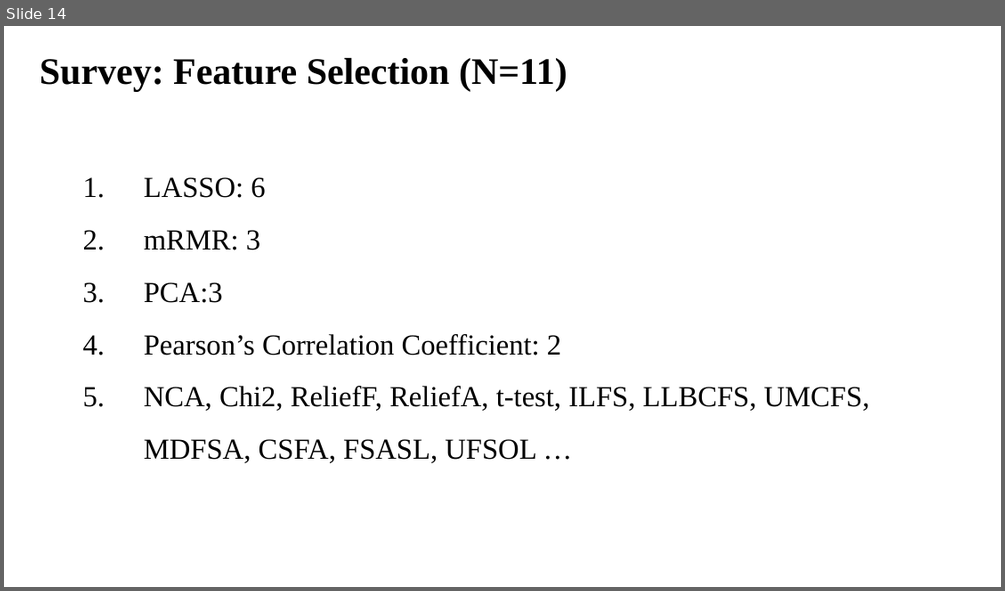
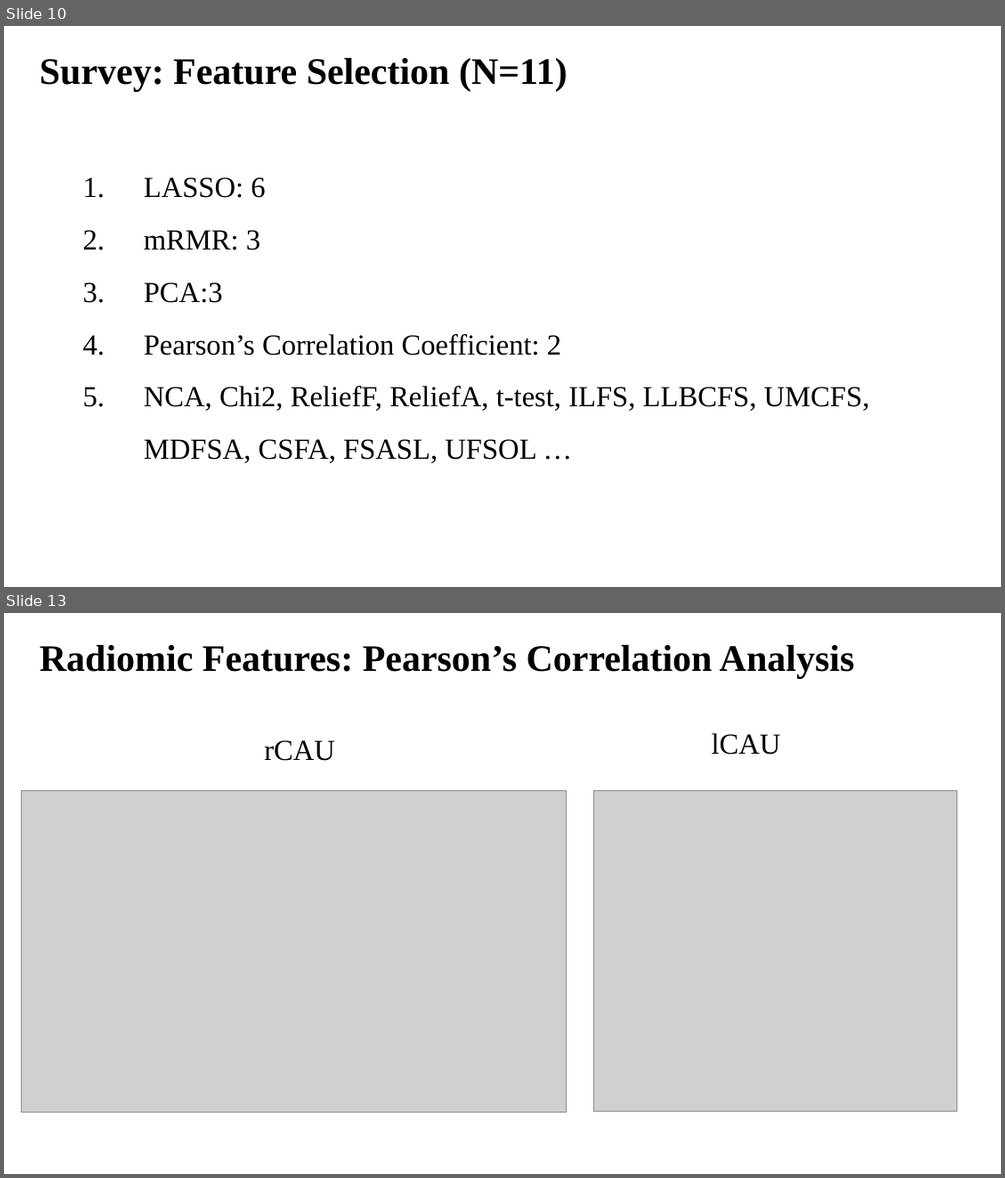
Before and after one commit to Biobots/Levodopa_Parkinson_MRI, a slide deck: doc/0221.pptx. Shown one above the other, each under a label of ours: slide 14 before the commit, slides 10 and 13 after it; the slides between them are not shown. The pictures are 1005x591 and 1005x1178 pixels, drawn with LibreOffice and Linux fonts; fonts in the diff are those of the drawing; grey boxes stand for pictures. Boxes give left, top, right and bottom in pixels: in the first picture for what was removed or moved away, otherwise in the second. Text is boxed around its words. In the diff, an @@ line names an element or a change of style, - is before the commit and + after.

```diff
--- a/doc/0221.pptx
+++ b/doc/0221.pptx
@@ slide 13 added at <box>4,613,1001,1174</box>, background #FFFFFF @@
@@ text added at <box>40,645,855,678</box>, 36 pt, text #000000, bold @@
+Radiomic Features: Pearson’s Correlation Analysis
@@ text added at <box>264,740,335,761</box>, 28 pt, text #000000 @@
+rCAU
@@ text added at <box>712,733,781,755</box>, 28 pt, text #000000 @@
+lCAU
@@ picture added at <box>21,790,566,1111</box> @@
@@ picture added at <box>593,790,956,1111</box> @@
@@ what was slide 14 is now slide 10 @@
```
Also in this commit, not shown: 7 slides changed, 3 other slides added, 5 other files.
